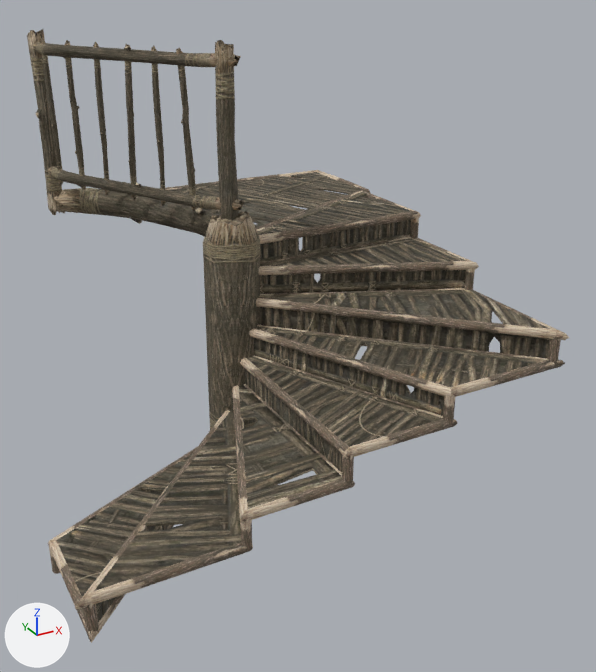
A saved change to the glTF model public/models/spiral-stairs.twig.glb.
Rendered twice from a 50 mm camera at (-2.01, -4.51, 3.01) aimed at (0.3, -0.32, 0.91). The axes (+X, +Y, +Z) are drawn at lower left. The lights are the same throughout. The first picture is the older version. Vertices at exactly the same position are counted once.

Names of what the first picture shows: 'spiral-stairs.twig'.
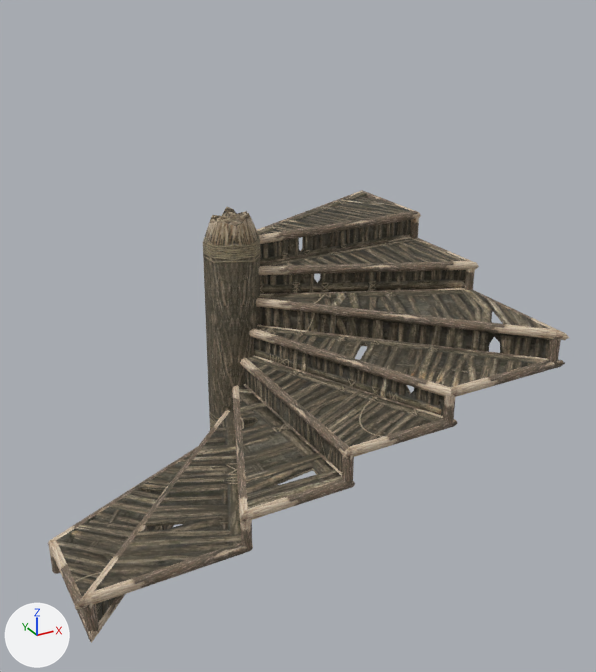
Changed parts and their boxes (x1, y1, x2, y2) in the pictures (596 x 672 px):
```json
{"object": "spiral-stairs.twig", "change": "reshaped", "before": [27, 29, 569, 643], "after": [48, 190, 569, 643], "on screen": "26% shorter"}
{"part": 1, "of": "me_spiral_stairs_twig", "change": "deleted", "before": [27, 29, 370, 237], "on screen": "brown"}
```

Edits to the scene script, one JSON object a line:
```json
{"block": "me_spiral_stairs_twig", "where": "# used by ob_spiral_stairs_twig; location = (0.0, 0.0, 0.0)"}
{"op": "remove", "block": "me_spiral_stairs_twig", "code": "me_spiral_stairs_twig.from_pydata(...)  # 1534 vertices, 2504 faces; spans x -1.47..1.51, y -1.48..1.55, z -0.06..2.67"}
{"op": "add", "block": "me_spiral_stairs_twig", "code": "me_spiral_stairs_twig.from_pydata(...)  # 700 vertices, 934 faces; spans x -1.47..1.47, y -1.48..0.72, z -0.06..1.68"}
{"block": "me_spiral_stairs_twig", "change": "me_spiral_stairs_twig part 1: 13 loose pieces with 834 vertices, spanning x -0.78..1.51, y -0.1..1.55, z 1.37..2.67, are deleted"}
```
